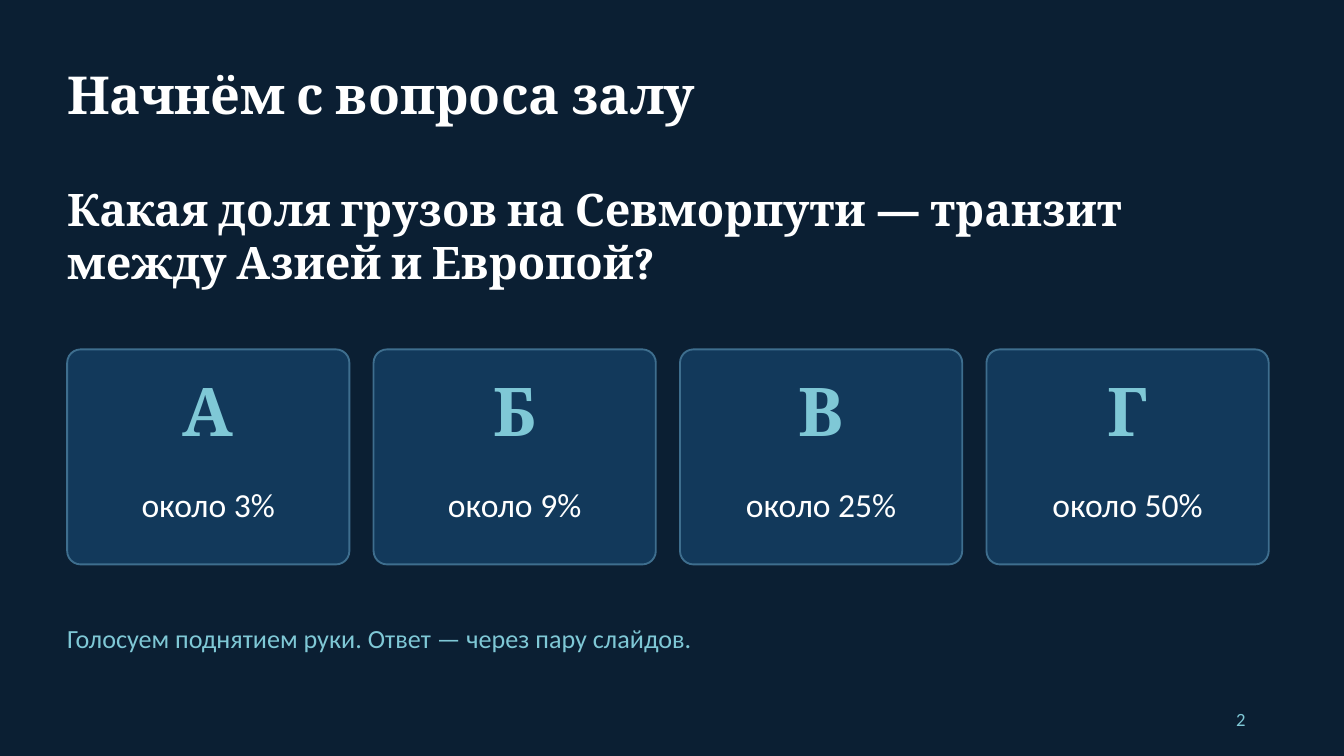
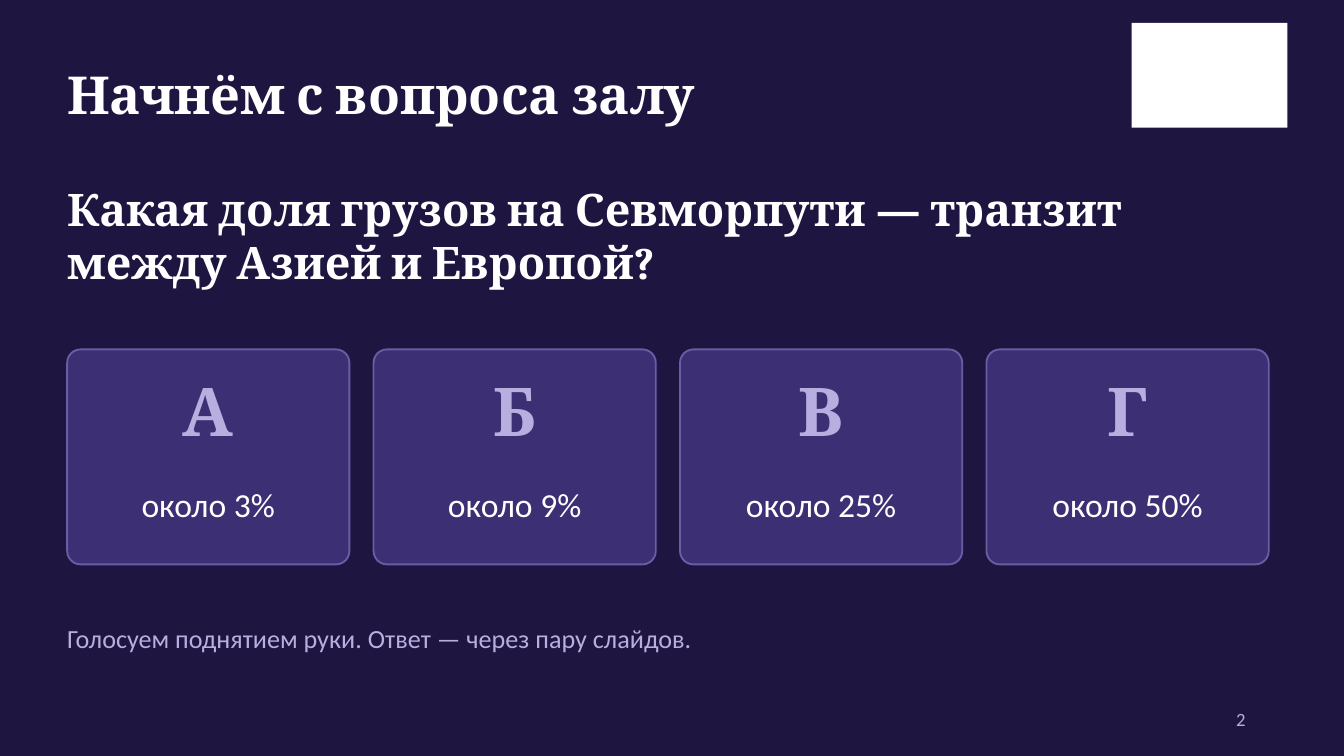
Before and after one commit to Mike-Pits/Arctic_presentation_2026_10_20, a slide deck: slide 2 of Arktika_dengi_i_bezopasnost.pptx. Drawn at 1344x756 pixels with LibreOffice and Linux fonts; fonts in the diff are those of the drawing; background and template pictures are left out. Boxes give left, top, right and bottom in pixels: in the first picture for what was removed or moved away, otherwise in the second. Text is boxed around its words. In the diff, an @@ line names an element or a change of style, - is before the commit and + after.

```diff
--- a/Arktika_dengi_i_bezopasnost.pptx
+++ b/Arktika_dengi_i_bezopasnost.pptx
@@ background #0B1F33 to #1E1640 @@
@@ rectangle added at bbox=[1132, 23, 1288, 128], fill #FFFFFF @@
@@ fill #12395B to #3D2F73; outline #3E6E8E 1 pt to #6B5CA5 1 pt in 4 elements at bbox=[67, 349, 349, 564], bbox=[374, 349, 656, 564], bbox=[680, 349, 962, 564], bbox=[986, 349, 1269, 564] @@
@@ text colour #7FC8D6 to #B9AEE0 in 6 elements at bbox=[183, 388, 234, 436], bbox=[493, 388, 537, 436], bbox=[799, 388, 844, 436], bbox=[1108, 388, 1148, 436], bbox=[67, 630, 691, 653], bbox=[1236, 714, 1245, 726] @@
```
Also in this commit, not shown: 11 other slides changed, 1 slide added, 1 slide removed, 6 other files.
